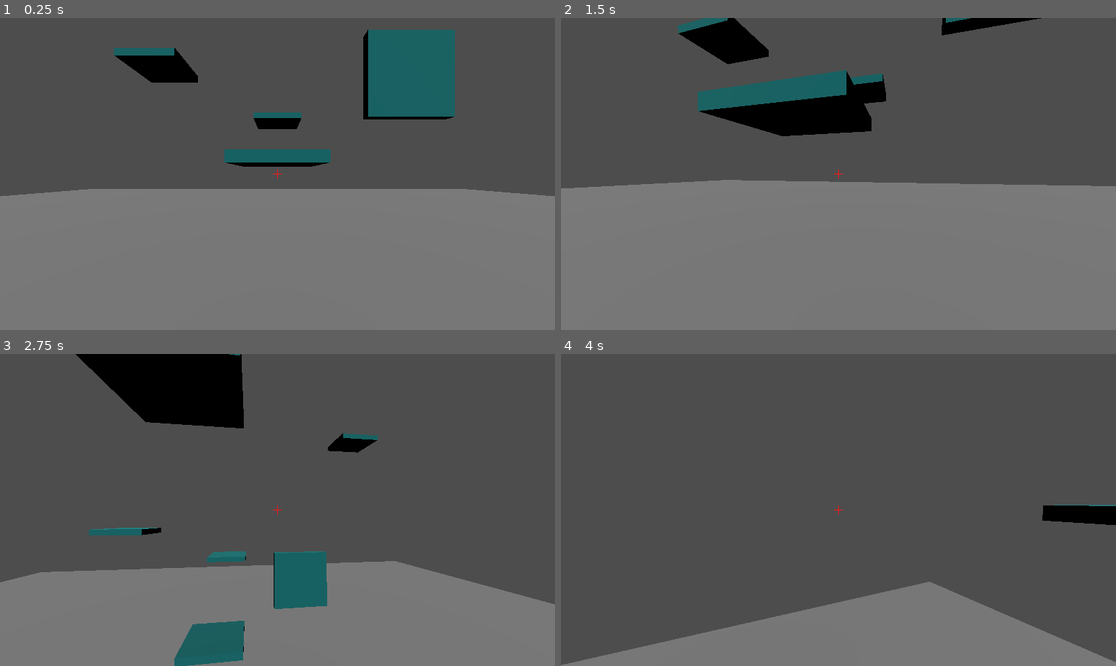
Above: before the commit, frames 1-4 (two rows, left to right).
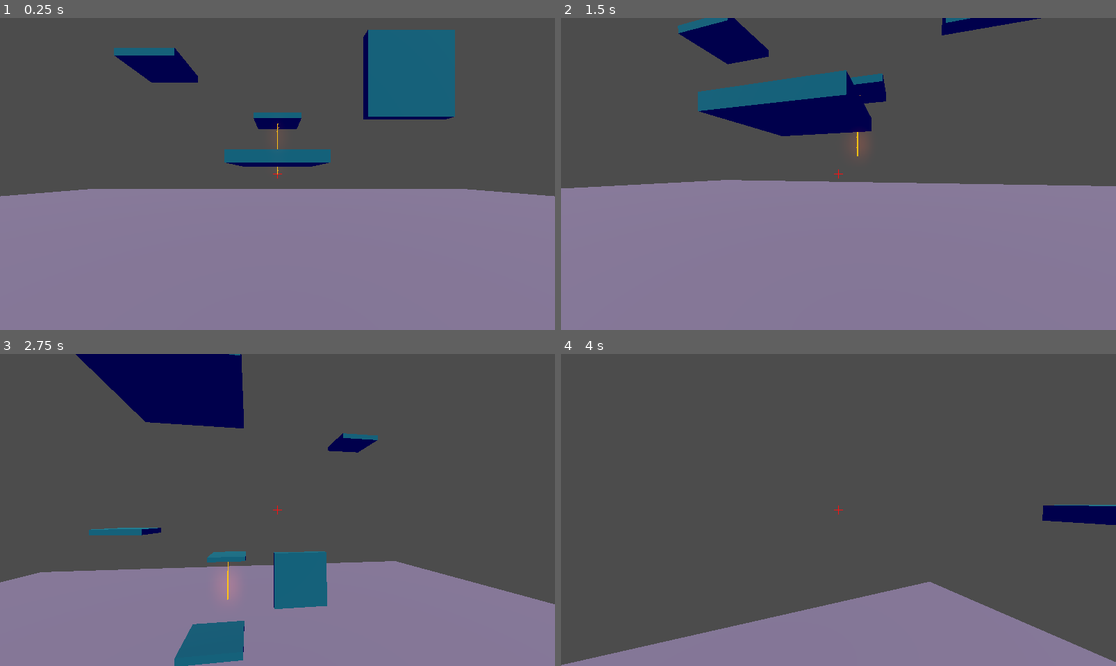
Above: after the commit, the same moments.

Repository: Mastermori/ClownEscape
Game: Godot game, scene res://levels/jan_test.tscn
The game is run twice, just before and just after one commit, with the same random seed, the same clock (stepped at 60 frames per second) and the same inputs.
Inputs (mouse positions are in pixels of both pictures, inside the frame that each line leads up to):
- Up to frame 1 (0.25 s): no input
- Up to frame 2 (1.5 s): tap Enter (ui_accept) at 0.5 s; move the mouse to (866, 174) at 0.52 s; hold Shift (dash) 0.53-1.28 s; hold W (forward) from 0.53 s (still down); tap Space (jump) at 0.77 s; move the mouse to (810, 174) at 1.27 s; tap F at 1.35 s
- Up to frame 3 (2.75 s): keep holding W (forward); tap Space (jump) at 1.52 s; move the mouse to (288, 503) at 2.02 s; tap O at 2.1 s
- Up to frame 4 (4 s): keep holding W (forward); move the mouse to (832, 516) at 2.77 s; tap Shift (dash) at 2.85 s; tap Space (jump) at 3.02, 3.77 s; move the mouse to (877, 513) at 3.52 s; hold F from 3.53 s (still down)

The runs differ from the first frame. In frame 1, 47% of the frame differs, in the area x 0-100%, y 3-100%; in frame 2, 52%, in the area x 0-100%, y 0-100%; in frame 3, 34%; in frame 4, 15%.

Commit message:
added lasers and changd level structure

Diff:
--- a/levels/jan_test.tscn
+++ b/levels/jan_test.tscn
@@ -1,10 +1,10 @@
-[gd_scene load_steps=7 format=3 uid="uid://xag144nxhhpn"]
+[gd_scene load_steps=8 format=3 uid="uid://ckx7gqnhpmegj"]
 
-[ext_resource type="PackedScene" uid="uid://cw6bsp01wen3g" path="res://player/player.tscn" id="1_fu36q"]
-[ext_resource type="Script" path="res://levels/level.gd" id="1_px7iy"]
-[ext_resource type="PackedScene" uid="uid://brc6po0dmtc7p" path="res://ui/ui.tscn" id="2_t5tgh"]
+[ext_resource type="PackedScene" uid="uid://xag144nxhhpn" path="res://levels/level_base.tscn" id="1_rsmjh"]
+[ext_resource type="PackedScene" uid="uid://8e2ey38722hg" path="res://obstacles/laser/laser.tscn" id="3_76mo7"]
 [ext_resource type="PackedScene" uid="uid://dqhvae1dwylm2" path="res://obstacles/bounce_pad.tscn" id="3_y6jts"]
-[ext_resource type="PackedScene" uid="uid://ds3c4rpm8ggaa" path="res://obstacles/spikes.tscn" id="4_okxws"]
+[ext_resource type="PackedScene" uid="uid://bxocjd4frnv0l" path="res://obstacles/spikes.tscn" id="4_okxws"]
+[ext_resource type="VoxelGIData" uid="uid://d3a6e12hbcddw" path="res://levels/jan_test.VoxelGI_data.res" id="5_rvsyu"]
 
 [sub_resource type="BoxMesh" id="BoxMesh_87626"]
 size = Vector3(50, 1, 50)
@@ -12,49 +12,43 @@
 [sub_resource type="BoxShape3D" id="BoxShape3D_d470f"]
 size = Vector3(50, 1, 50)
 
-[node name="Node3D" type="Node3D"]
-script = ExtResource("1_px7iy")
+[node name="LevelBase" instance=ExtResource("1_rsmjh")]
 
-[node name="DirectionalLight3D" type="DirectionalLight3D" parent="."]
-transform = Transform3D(1, 0, 0, 0, 0.770012, 0.638029, 0, -0.638029, 0.770012, 0, 6.188, -2.55951)
-directional_shadow_split_1 = 0.071
-directional_shadow_split_3 = 0.367
-
-[node name="Player" parent="." instance=ExtResource("1_fu36q")]
-
-[node name="UI" parent="." instance=ExtResource("2_t5tgh")]
-
-[node name="StaticBody3D" type="StaticBody3D" parent="."]
+[node name="Floor" type="StaticBody3D" parent="." index="4"]
 transform = Transform3D(1, 0, 0, 0, 1, 0, 0, 0, 1, 0, -2.35126, -2.71714)
 
-[node name="MeshInstance3D2" type="MeshInstance3D" parent="StaticBody3D"]
+[node name="MeshInstance3D2" type="MeshInstance3D" parent="Floor" index="0"]
 mesh = SubResource("BoxMesh_87626")
 skeleton = NodePath("")
 
-[node name="CollisionShape3D" type="CollisionShape3D" parent="StaticBody3D"]
+[node name="CollisionShape3D" type="CollisionShape3D" parent="Floor" index="1"]
 shape = SubResource("BoxShape3D_d470f")
 
-[node name="Sounds" type="Node3D" parent="."]
+[node name="Spikes" parent="." index="6" instance=ExtResource("4_okxws")]
+transform = Transform3D(1, 0, 0, 0, 1, 0, 0, 0, 1, 0, 0, 9.41422)
 
-[node name="Obstacles" type="Node3D" parent="."]
-
-[node name="BouncePad" parent="Obstacles" instance=ExtResource("3_y6jts")]
+[node name="BouncePad" parent="Obstacles" index="0" instance=ExtResource("3_y6jts")]
 transform = Transform3D(1, 0, 0, 0, 1, 0, 0, 0, 1, 0, 0.499077, -4.81259)
 
-[node name="BouncePad2" parent="Obstacles" instance=ExtResource("3_y6jts")]
+[node name="BouncePad2" parent="Obstacles" index="1" instance=ExtResource("3_y6jts")]
 transform = Transform3D(1, 0, 0, 0, 1, 0, 0, 0, 1, 0, 2.61407, -9.51311)
 
-[node name="BouncePad3" parent="Obstacles" instance=ExtResource("3_y6jts")]
+[node name="BouncePad3" parent="Obstacles" index="2" instance=ExtResource("3_y6jts")]
 transform = Transform3D(1, 0, 0, 0, 1, 0, 0, 0, 1, -4.38841, 4.19205, -7.69248)
 
-[node name="BouncePad4" parent="Obstacles" instance=ExtResource("3_y6jts")]
+[node name="BouncePad4" parent="Obstacles" index="3" instance=ExtResource("3_y6jts")]
 transform = Transform3D(1, 0, 0, 0, 1, 0, 0, 0, 1, 0, 6.8301, -0.648405)
 
-[node name="BouncePad5" parent="Obstacles" instance=ExtResource("3_y6jts")]
+[node name="BouncePad5" parent="Obstacles" index="4" instance=ExtResource("3_y6jts")]
 transform = Transform3D(1, 0, 0, 0, 1, 0, 0, 0, 1, 7.03679, 9.17269, -8.09347)
 
-[node name="BouncePad6" parent="Obstacles" instance=ExtResource("3_y6jts")]
+[node name="BouncePad6" parent="Obstacles" index="5" instance=ExtResource("3_y6jts")]
 transform = Transform3D(1, 0, 0, 0, -4.37114e-08, -1, 0, 1, -4.37114e-08, 3.08647, 2.48113, -4.81259)
 
-[node name="Spikes" parent="." instance=ExtResource("4_okxws")]
-transform = Transform3D(1, 0, 0, 0, 1, 0, 0, 0, 1, 0, 0, 9.41422)
+[node name="Laser" parent="Obstacles" index="6" instance=ExtResource("3_76mo7")]
+transform = Transform3D(1, 0, 0, 0, 1, 0, 0, 0, 1, 0, 0.152503, -9.39769)
+
+[node name="VoxelGI" parent="." index="9"]
+transform = Transform3D(1, 0, 0, 0, 1, 0, 0, 0, 1, 0, 0, -1.36206)
+size = Vector3(20, 20, 22.7241)
+data = ExtResource("5_rvsyu")
--- a/levels/level.gd
+++ b/levels/level.gd
@@ -3,8 +3,12 @@
 
 
 @onready var sounds = $Sounds
+@onready var spawn_position = $SpawnPosition
 
 
 # Called when the node enters the scene tree for the first time.
 func _ready():
 	Global.level = self
+
+func reset_player():
+	Global.player.global_position = spawn_position.global_position
--- a/levels/level_base.tscn
+++ b/levels/level_base.tscn
@@ -1,8 +1,35 @@
-[gd_scene load_steps=2 format=3 uid="uid://djrtvtl4opjyd"]
+[gd_scene load_steps=5 format=3 uid="uid://xag144nxhhpn"]
 
-[ext_resource type="Script" path="res://levels/level.gd" id="1_6vht8"]
+[ext_resource type="PackedScene" uid="uid://cw6bsp01wen3g" path="res://player/player.tscn" id="1_fu36q"]
+[ext_resource type="Script" path="res://levels/level.gd" id="1_px7iy"]
+[ext_resource type="PackedScene" uid="uid://brc6po0dmtc7p" path="res://ui/ui.tscn" id="2_t5tgh"]
+
+[sub_resource type="Environment" id="Environment_5nvxr"]
+background_mode = 3
+background_color = Color(0.81, 0.7047, 0.72576, 1)
+ambient_light_source = 2
+ambient_light_color = Color(0.4745, 0, 0.73, 1)
+sdfgi_read_sky_light = false
+glow_enabled = true
+glow_blend_mode = 1
 
 [node name="LevelBase" type="Node3D"]
-script = ExtResource("1_6vht8")
+script = ExtResource("1_px7iy")
+
+[node name="DirectionalLight3D" type="DirectionalLight3D" parent="."]
+transform = Transform3D(1, 0, 0, 0, 0.770012, 0.638029, 0, -0.638029, 0.770012, 0, 6.188, -2.55951)
+directional_shadow_split_1 = 0.071
+directional_shadow_split_3 = 0.367
+
+[node name="WorldEnvironment" type="WorldEnvironment" parent="."]
+environment = SubResource("Environment_5nvxr")
+
+[node name="Player" parent="." instance=ExtResource("1_fu36q")]
+
+[node name="UI" parent="." instance=ExtResource("2_t5tgh")]
 
 [node name="Sounds" type="Node3D" parent="."]
+
+[node name="Obstacles" type="Node3D" parent="."]
+
+[node name="SpawnPosition" type="Marker3D" parent="."]
--- /dev/null
+++ b/obstacles/laser/laser.gd
@@ -0,0 +1,30 @@
+extends RayCast3D
+
+
+@onready var beam_mesh = $BeamMesh
+@onready var hit_particles = $HitParticles
+@onready var beam_particles = $BeamParticles
+
+
+# Called when the node enters the scene tree for the first time.
+func _ready():
+	pass # Replace with function body.
+
+
+# Called every frame. 'delta' is the elapsed time since the previous frame.
+func _physics_process(delta):
+	var cast_point
+	force_raycast_update()
+
+	if is_colliding():
+		cast_point = to_local(get_collision_point())
+
+		beam_mesh.mesh.height = cast_point.y
+		beam_mesh.position.y = cast_point.y/2
+
+		hit_particles.position.y = cast_point.y
+
+		beam_particles.position.y = cast_point.y/2
+		beam_particles.process_material.set_emission_box_extents(
+			Vector3(beam_mesh.mesh.top_radius, abs(cast_point.y)/2, beam_mesh.mesh.bottom_radius)
+		)
--- /dev/null
+++ b/obstacles/laser/laser.tscn
@@ -0,0 +1,72 @@
+[gd_scene load_steps=11 format=3 uid="uid://8e2ey38722hg"]
+
+[ext_resource type="Script" path="res://obstacles/laser/laser.gd" id="1_d4krq"]
+[ext_resource type="Material" uid="uid://b2lmcghn41s75" path="res://obstacles/laser/laser_material.tres" id="2_47lgj"]
+
+[sub_resource type="CylinderMesh" id="CylinderMesh_jiimv"]
+top_radius = 0.03
+bottom_radius = 0.03
+height = 0.01
+
+[sub_resource type="StandardMaterial3D" id="StandardMaterial3D_ie0li"]
+transparency = 1
+albedo_color = Color(0.87, 0.0725, 0, 1)
+emission_enabled = true
+emission = Color(0.866667, 0.0745098, 0, 1)
+emission_energy_multiplier = 10.0
+
+[sub_resource type="QuadMesh" id="QuadMesh_kgq6y"]
+material = ExtResource("2_47lgj")
+size = Vector2(0.02, 0.02)
+
+[sub_resource type="Curve" id="Curve_qb4kp"]
+_data = [Vector2(0, 0), 0.0, 0.0, 0, 0, Vector2(0.253521, 1), 0.0, 0.0, 0, 0, Vector2(1, 1), 0.0, 0.0, 0, 0]
+point_count = 3
+
+[sub_resource type="Curve" id="Curve_dkqjh"]
+_data = [Vector2(0, 0.505494), 0.0, 0.0, 0, 0, Vector2(0.264706, 1), 0.0, 0.0, 0, 0, Vector2(1, 0), 0.0, 0.0, 0, 0]
+point_count = 3
+
+[sub_resource type="CurveTexture" id="CurveTexture_d8fxi"]
+curve = SubResource("Curve_dkqjh")
+
+[sub_resource type="ParticleProcessMaterial" id="ParticleProcessMaterial_3olqd"]
+emission_shape = 3
+emission_box_extents = Vector3(0.03, 0.1, 0.03)
+direction = Vector3(0, 1, 0)
+spread = 2.0
+initial_velocity_min = 2.0
+initial_velocity_max = 2.0
+gravity = Vector3(0, 0, 0)
+scale_curve = SubResource("CurveTexture_d8fxi")
+collision_mode = 2
+
+[sub_resource type="QuadMesh" id="QuadMesh_6smnr"]
+size = Vector2(0.02, 0.02)
+
+[node name="Laser" type="RayCast3D"]
+exclude_parent = false
+target_position = Vector3(0, 100, 0)
+script = ExtResource("1_d4krq")
+
+[node name="BeamMesh" type="MeshInstance3D" parent="."]
+mesh = SubResource("CylinderMesh_jiimv")
+skeleton = NodePath("")
+surface_material_override/0 = SubResource("StandardMaterial3D_ie0li")
+
+[node name="HitParticles" type="CPUParticles3D" parent="."]
+amount = 12
+lifetime = 0.2
+mesh = SubResource("QuadMesh_kgq6y")
+spread = 80.0
+gravity = Vector3(0, 0, 0)
+initial_velocity_min = 0.5
+initial_velocity_max = 1.0
+scale_amount_curve = SubResource("Curve_qb4kp")
+
+[node name="BeamParticles" type="GPUParticles3D" parent="."]
+material_override = ExtResource("2_47lgj")
+amount = 25
+lifetime = 0.1
+process_material = SubResource("ParticleProcessMaterial_3olqd")
+draw_pass_1 = SubResource("QuadMesh_6smnr")
--- /dev/null
+++ b/obstacles/laser/laser_material.tres
@@ -0,0 +1,12 @@
+[gd_resource type="StandardMaterial3D" format=3 uid="uid://b2lmcghn41s75"]
+
+[resource]
+transparency = 1
+albedo_color = Color(0.87, 0.0725, 0, 0.839216)
+emission_enabled = true
+emission = Color(0.866667, 0.0745098, 0, 1)
+emission_energy_multiplier = 10.0
+billboard_mode = 3
+particles_anim_h_frames = 1
+particles_anim_v_frames = 1
+particles_anim_loop = false
--- a/obstacles/spikes.gd
+++ b/obstacles/spikes.gd
@@ -1,15 +1,6 @@
 extends Area3D
 
 
-# Called when the node enters the scene tree for the first time.
-func _ready():
-	pass # Replace with function body.
 
-
-# Called every frame. 'delta' is the elapsed time since the previous frame.
-func _process(delta):
-	pass
-
-
-func _on_area_entered(area):
-	pass # Replace with function body.
+func _on_body_entered(body):
+	Global.level.reset_player()
--- a/obstacles/spikes.tscn
+++ b/obstacles/spikes.tscn
@@ -21,4 +21,4 @@
 [node name="CollisionShape3D" type="CollisionShape3D" parent="."]
 shape = SubResource("BoxShape3D_x3kc3")
 
-[connection signal="area_entered" from="." to="." method="_on_area_entered"]
+[connection signal="body_entered" from="." to="." method="_on_body_entered"]
Not shown: 1 places in obstacles/spikes.tscn that only renumber resources
